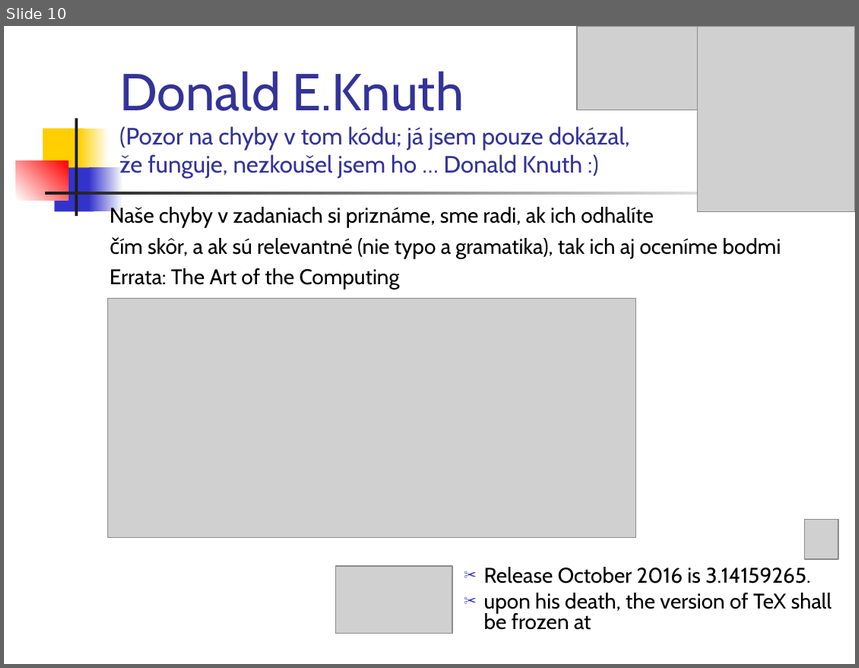
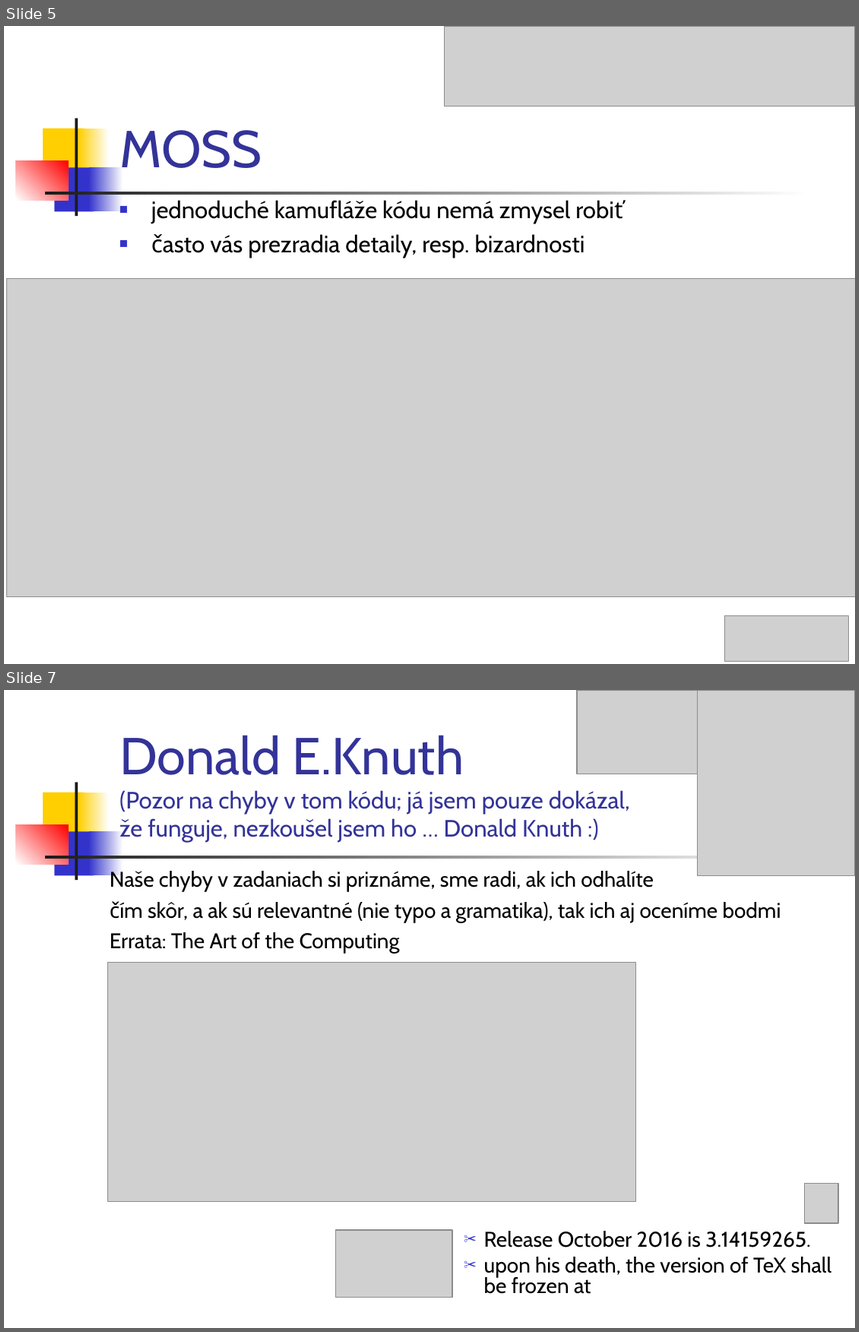
Before and after one commit to Programovanie4/Prednasky, a slide deck: 02/02_java.ppt. Shown one above the other, each under a label of ours: slide 10 before the commit, slides 5 and 7 after it; the slides between them are not shown. The pictures are 859x668 and 859x1332 pixels, drawn with LibreOffice and Linux fonts; fonts in the diff are those of the drawing; grey boxes stand for pictures. Boxes give left, top, right and bottom in pixels: in the first picture for what was removed or moved away, otherwise in the second. Text is boxed around its words. In the diff, an @@ line names an element or a change of style, - is before the commit and + after.

```diff
--- a/02/02_java.ppt
+++ b/02/02_java.ppt
@@ slide 5 added at box(4, 26, 855, 664), background #FFFFFF; not listed: 7 template elements that a slide beside it also shows @@
@@ picture added at box(444, 26, 855, 106) @@
@@ title added at box(120, 130, 262, 168), 44 pt, text #333399 @@
+MOSS
@@ text added at box(151, 200, 623, 259), 20 pt, text #000000 @@
+■ jednoduché kamufláže kódu nemá zmysel robiť
+■ často vás prezradia detaily, resp. bizardnosti
@@ picture added at box(6, 279, 855, 598) @@
@@ picture added at box(725, 616, 849, 662) @@
@@ what was slide 10 is now slide 7 @@
```
Also in this commit, not shown: 5 slides changed, 4 slides removed, 1 other file.
